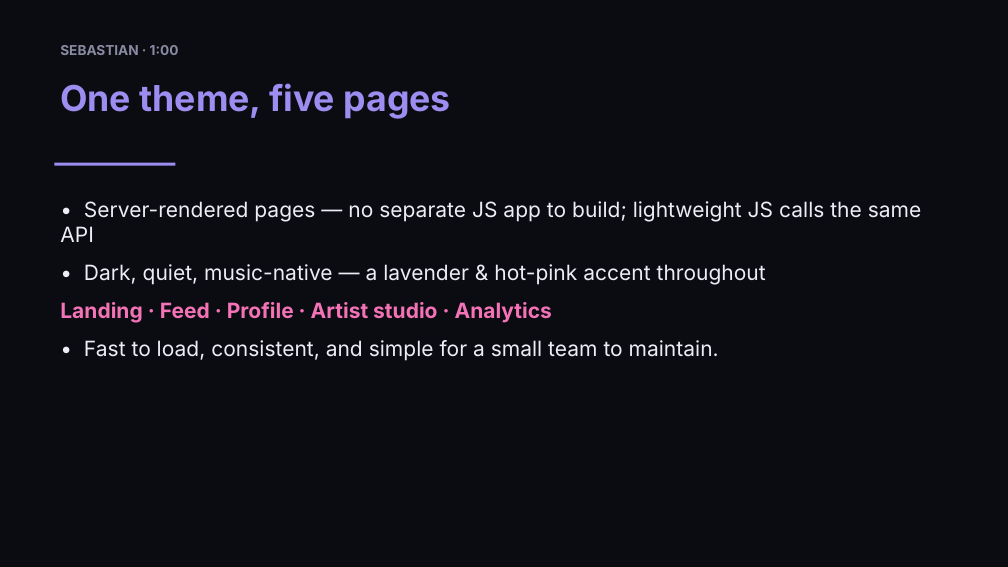
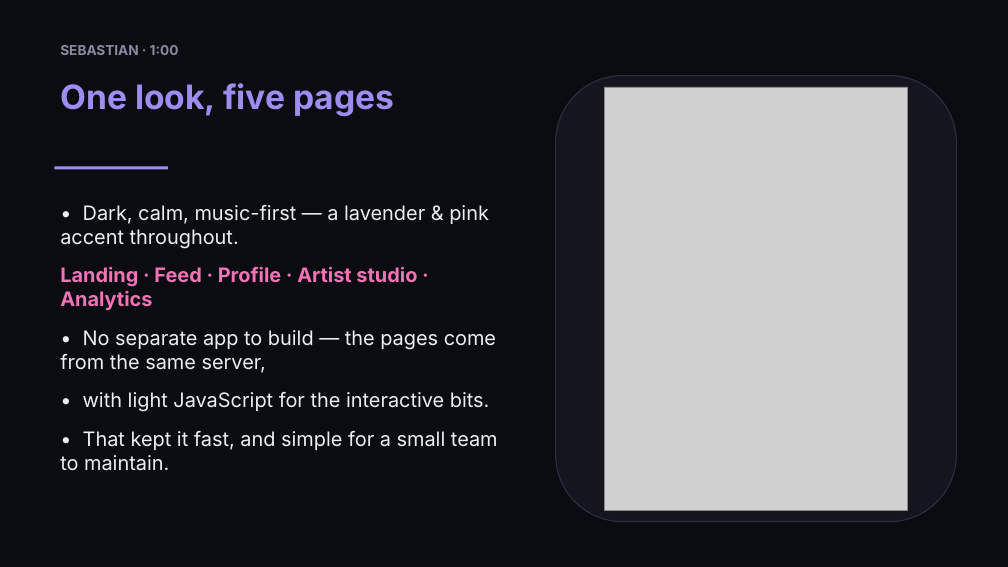
Before and after one commit to j-jwalker/Brink, a slide deck: slide 13 of docs/presentation/brink-deck.pptx. Drawn at 1008x567 pixels with LibreOffice and Linux fonts; fonts in the diff are those of the drawing; grey boxes stand for pictures. Boxes give left, top, right and bottom in pixels: in the first picture for what was removed or moved away, otherwise in the second. Text is boxed around its words. In the diff, an @@ line names an element or a change of style, - is before the commit and + after.

```diff
--- a/docs/presentation/brink-deck.pptx
+++ b/docs/presentation/brink-deck.pptx
@@ text at box(60, 83, 394, 117): text changed; size 34 to 32 pt @@
-One theme, five pages
+One look, five pages
@@ rounded rectangle added at box(556, 76, 957, 522), fill #15151F, outline #2E2E44 1 pt @@
@@ picture added at box(604, 87, 907, 510) @@
@@ rectangle: place and size @@
-rectangle at box(54, 163, 175, 166)
+rectangle at box(54, 166, 168, 169)
@@ text at box(60, 205, 489, 249): text changed; size 20 to 19 pt @@
-• Server-rendered pages — no separate JS app to build; lightweight JS calls the same API
-• Dark, quiet, music-native — a lavender & hot-pink accent throughout
+• Dark, calm, music-first — a lavender & pink accent throughout.
@@ text at box(60, 266, 417, 310): size 20 to 19 pt in "Landing · Feed · Profile · Artist ..."; more space between paragraphs @@
@@ text at box(60, 330, 498, 471): text changed; size 20 to 19 pt @@
-• Fast to load, consistent, and simple for a small team to maintain.
+• No separate app to build — the pages come from the same server,
+• with light JavaScript for the interactive bits.
+• That kept it fast, and simple for a small team to maintain.
```
Also in this commit, not shown: 11 other slides changed, 7 slides added, 7 slides removed, 2 other files.
